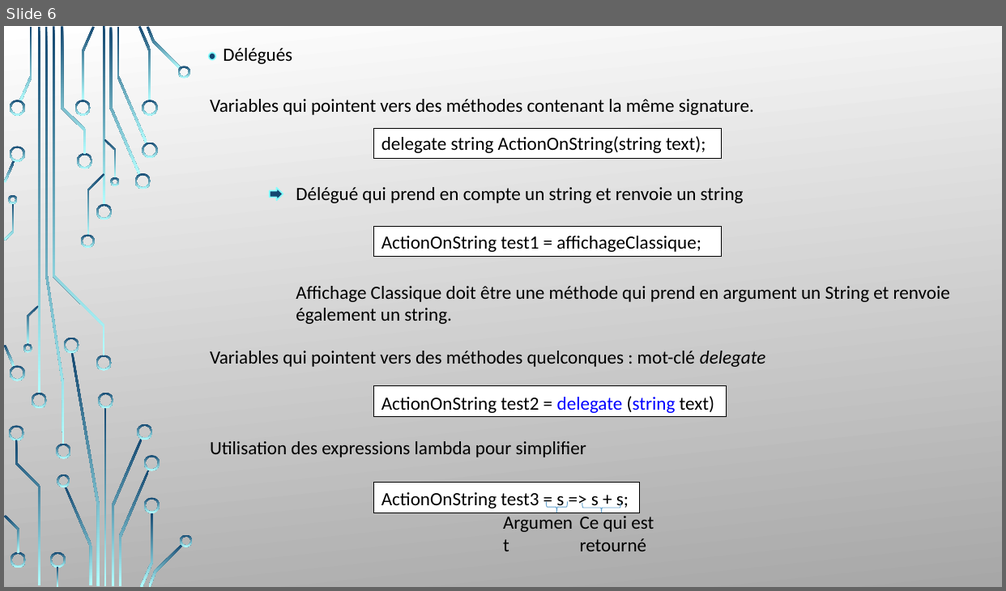
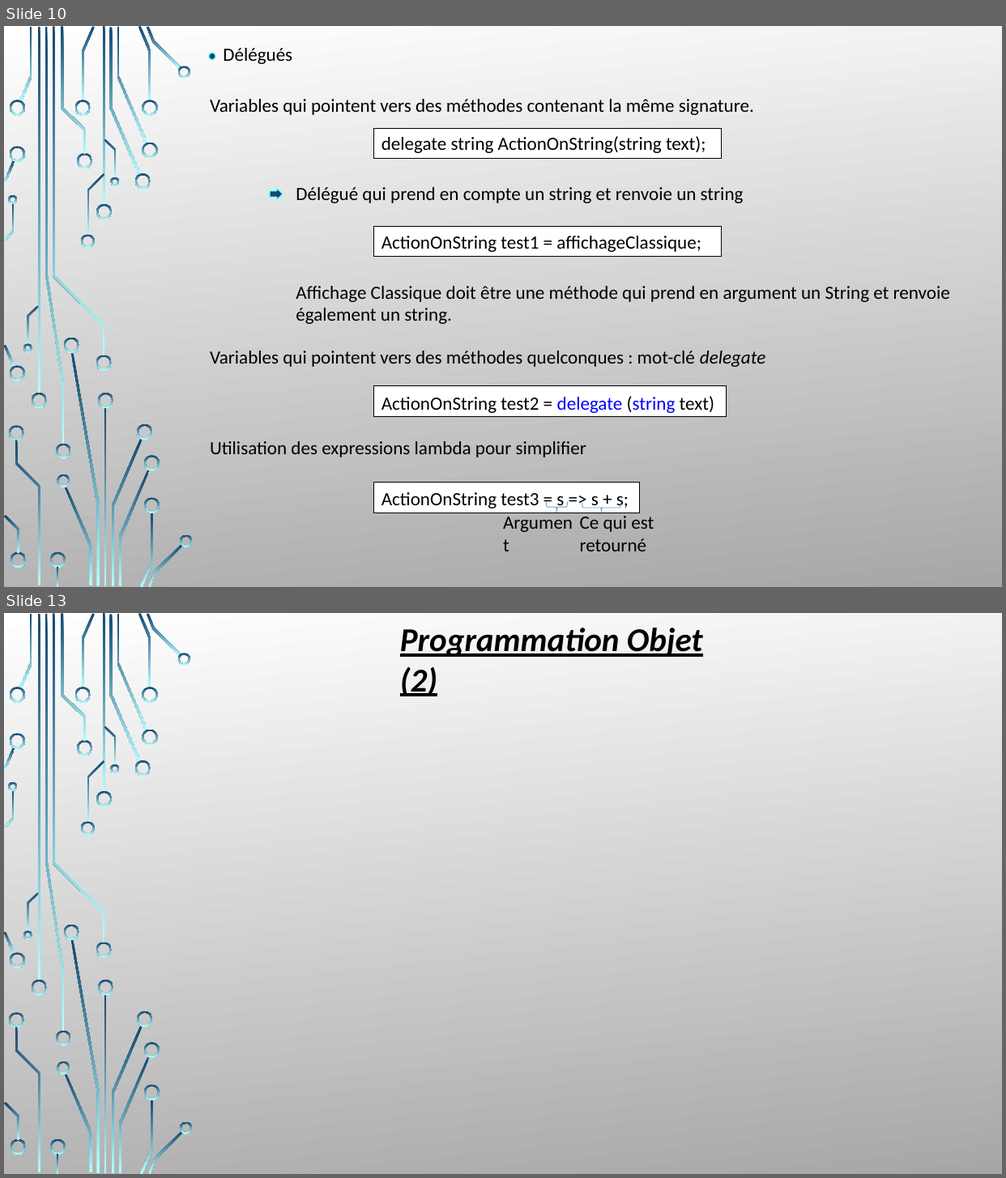
Before and after one commit to LouisMalbranque/Projet-C-S2, a slide deck: CoursCS2.pptx. Shown one above the other, each under a label of ours: slide 6 before the commit, slides 10 and 13 after it; the slides between them are not shown. The pictures are 1006x591 and 1006x1178 pixels, drawn with LibreOffice and Linux fonts; fonts in the diff are those of the drawing; background and template pictures are left out. Boxes give left, top, right and bottom in pixels: in the first picture for what was removed or moved away, otherwise in the second. Text is boxed around its words. In the diff, an @@ line names an element or a change of style, - is before the commit and + after.

```diff
--- a/CoursCS2.pptx
+++ b/CoursCS2.pptx
@@ slide 13 added at (x1=4, y1=613, x2=1002, y2=1174), background picture (left out); not listed: 54 template elements that a slide beside it also shows @@
@@ text added at (x1=400, y1=628, x2=703, y2=696), 32 pt, text #000000, bold, italic, underline @@
+Programmation Objet (2)
@@ what was slide 6 is now slide 10 @@
```
Also in this commit, not shown: 1 slide changed, 10 other slides added.
